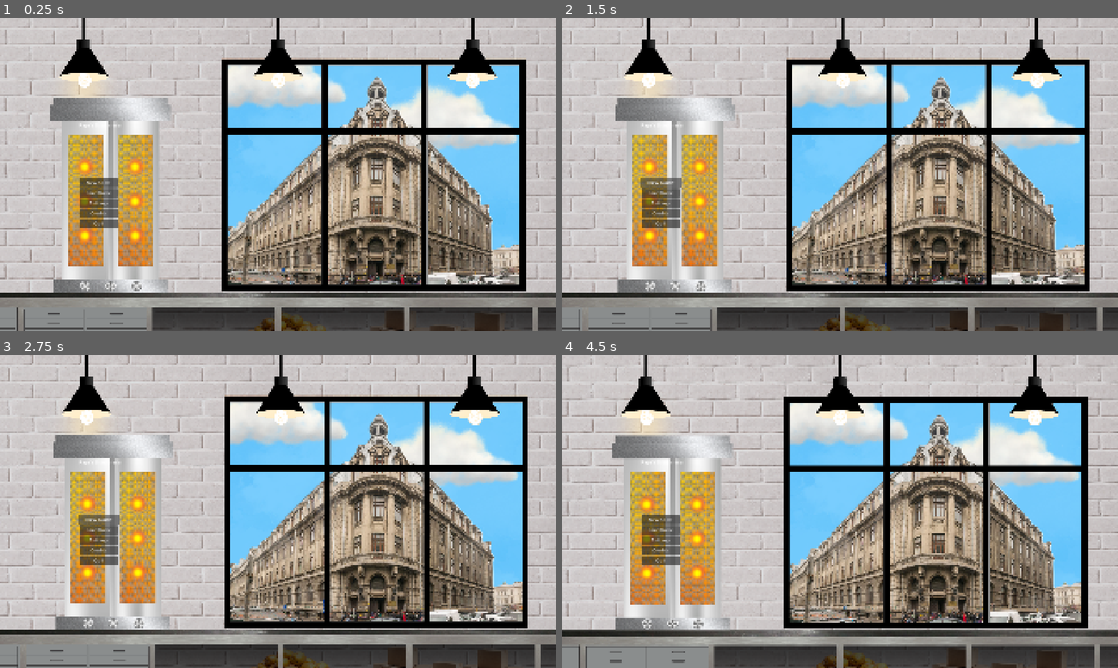
Above: before the commit, frames 1-4 (two rows, left to right).
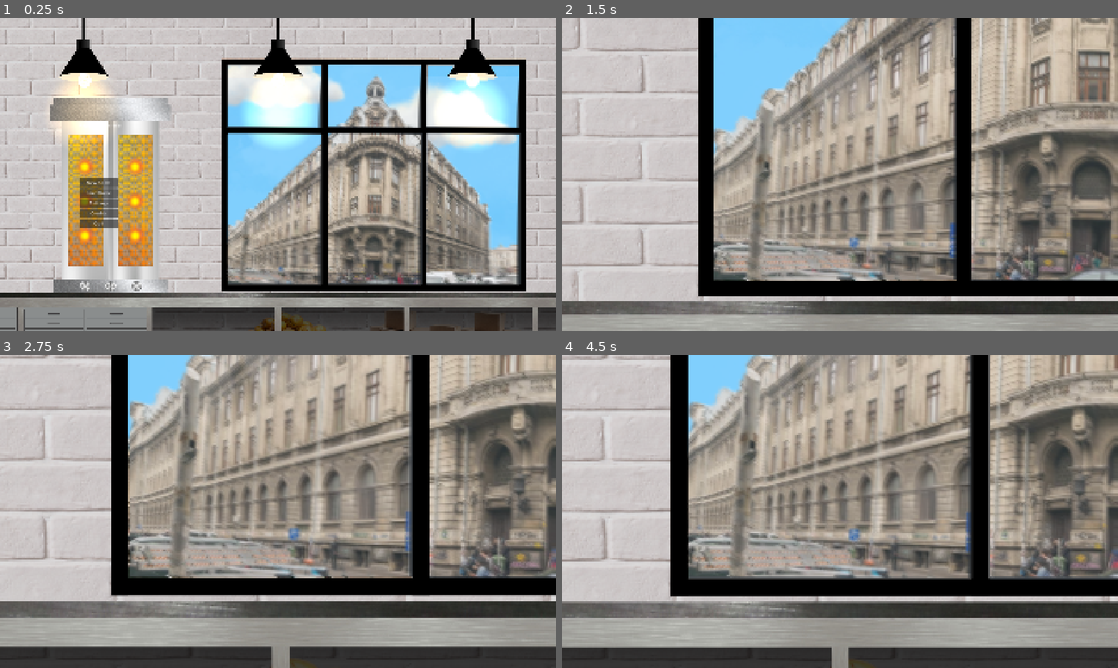
Above: after the commit, the same moments.

Repository: GabreanuR/Papas-Shaormeria
Game: Godot game, scene res://scenes/menus/main_menu.tscn
Two runs of this game, one before a commit and one after it. Both use one fixed random seed, a clock stepped at 60 frames per second and the inputs below.
Inputs (mouse positions are in pixels of both pictures, inside the frame that each line leads up to):
- Up to frame 1 (0.25 s): no input
- Up to frame 2 (1.5 s): click "New Game" at 0.5 s; click (662, 183) at 1.25 s, where only the run before the commit has a clickable "New Game"
- Up to frame 3 (2.75 s): click (100, 520) at 2 s, where only the run before the commit has a clickable "New Game"
- Up to frame 4 (4.5 s): tap Enter at 2.75 s; move the mouse to (962, 495) at 2.77 s; move the mouse to (728, 527) at 3.52 s; move the mouse to (895, 442) at 4.27 s

The runs differ from the first frame. In frame 1, 19% of the frame differs, in the area x 9-94%, y 14-86%; in frame 2, 79%, in the area x 0-100%, y 0-100%; in frame 3, 77%; in frame 4, 78%.

Commit message:
Add main menu shader, lights, camera; update docs
Add a glass distortion CanvasItem shader (and uid) and wire it into the main menu scene: shader material, gradient texture, several PointLight2D nodes, ColorRects using the shader, and a Camera2D node. Update scripts/menus/main_menu.gd to initialize screen center, connect viewport size changes, center the camera on ready, and add a cinematic tweened transition (hide buttons, move/zoom camera then change scene) for New Game. Revise CONTRIBUTING.md (restructure, art/canvas rules, AI tooling note) and refresh docs/AI_USAGE_REPORT.md content to reflect current tooling and shader usage.

Diff:
--- /dev/null
+++ b/assets/graphics/shaders/main_menu.gdshader
@@ -0,0 +1,24 @@
+shader_type canvas_item;
+
+uniform sampler2D screen_texture : hint_screen_texture, repeat_disable, filter_nearest;
+
+// 1. Am scăzut forța (Acum default e 0.002, o distorsiune foarte fină)
+uniform float distortion_strength : hint_range(0.0, 0.01) = 0.002;
+
+// 2. Am adăugat frecvența (Cât de "dese" sunt valurile sticlei. Mai mare = valuri mici și multe)
+uniform float wave_frequency : hint_range(1.0, 100.0) = 15.0;
+
+// 3. Am făcut geamul o idee mai transparent (Alpha 0.15 în loc de 0.2)
+uniform vec4 glass_color : source_color = vec4(0.8, 0.9, 1.0, 0.15);
+
+void fragment() {
+	vec2 uv = SCREEN_UV;
+
+	// Folosim noua variabilă pentru frecvență
+	uv.x += sin(UV.y * wave_frequency) * distortion_strength;
+	uv.y += cos(UV.x * wave_frequency) * distortion_strength;
+
+	vec4 bg_color = texture(screen_texture, uv);
+
+	COLOR = mix(bg_color, glass_color, glass_color.a);
+}
--- a/scenes/menus/main_menu.tscn
+++ b/scenes/menus/main_menu.tscn
@@ -4,6 +4,22 @@
 [ext_resource type="Texture2D" uid="uid://cpbd7ri4o6oj6" path="res://assets/graphics/backgrounds/Layer1_Sky.png" id="2_2o76q"]
 [ext_resource type="Texture2D" uid="uid://bev7qroljp42v" path="res://assets/graphics/backgrounds/Layer2_City.png" id="3_6bivr"]
 [ext_resource type="Texture2D" uid="uid://dnu2756guxsde" path="res://assets/graphics/backgrounds/Layer3_Shop.png" id="4_6bivr"]
+[ext_resource type="Shader" uid="uid://d0lbcjxfx0vv" path="res://assets/graphics/shaders/main_menu.gdshader" id="5_imvie"]
+
+[sub_resource type="Gradient" id="Gradient_6bivr"]
+offsets = PackedFloat32Array(0.117788464, 0.20432693, 0.6418269)
+colors = PackedColorArray(1, 1, 1, 1, 0.94471157, 0.94471157, 0.94471157, 1, 0, 0, 0, 1)
+
+[sub_resource type="GradientTexture2D" id="GradientTexture2D_imvie"]
+gradient = SubResource("Gradient_6bivr")
+fill = 1
+fill_from = Vector2(0.5052083, 0.5052083)
+
+[sub_resource type="ShaderMaterial" id="ShaderMaterial_ng0o5"]
+shader = ExtResource("5_imvie")
+shader_parameter/distortion_strength = 0.0050000002375
+shader_parameter/wave_frequency = 1.50000002375
+shader_parameter/glass_color = Color(0.8, 0.9, 1, 0.2)
 
 [node name="MainMenu" type="Control" unique_id=446913851]
 layout_mode = 3
@@ -36,6 +52,75 @@
 offset_right = 40.0
 offset_bottom = 40.0
 texture = ExtResource("4_6bivr")
+
+[node name="PointLight2D2" type="PointLight2D" parent="ParallaxBackground/Layer3_Shop" unique_id=712742780]
+position = Vector2(1002.99994, 360)
+scale = Vector2(4.812501, 4.779296)
+color = Color(1, 0.7254902, 0.32941177, 1)
+energy = 0.46
+texture = SubResource("GradientTexture2D_imvie")
+
+[node name="PointLight2D3" type="PointLight2D" parent="ParallaxBackground/Layer3_Shop" unique_id=1065567462]
+position = Vector2(1670, 365)
+scale = Vector2(4.812501, 4.779296)
+color = Color(1, 0.7254902, 0.32941177, 1)
+energy = 0.46
+texture = SubResource("GradientTexture2D_imvie")
+
+[node name="PointLight2D4" type="PointLight2D" parent="ParallaxBackground/Layer3_Shop" unique_id=867574386]
+position = Vector2(324, 365)
+scale = Vector2(4.812501, 4.779296)
+color = Color(1, 0.7254902, 0.32941177, 1)
+energy = 0.46
+texture = SubResource("GradientTexture2D_imvie")
+
+[node name="ColorRect" type="ColorRect" parent="ParallaxBackground/Layer3_Shop" unique_id=709718355]
+material = SubResource("ShaderMaterial_ng0o5")
+layout_mode = 0
+offset_left = 826.0
+offset_top = 434.0
+offset_right = 1152.0
+offset_bottom = 955.0
+
+[node name="ColorRect2" type="ColorRect" parent="ParallaxBackground/Layer3_Shop" unique_id=1286804459]
+material = SubResource("ShaderMaterial_ng0o5")
+layout_mode = 0
+offset_left = 1172.0
+offset_top = 434.0
+offset_right = 1499.0
+offset_bottom = 957.0
+
+[node name="ColorRect3" type="ColorRect" parent="ParallaxBackground/Layer3_Shop" unique_id=350563840]
+material = SubResource("ShaderMaterial_ng0o5")
+layout_mode = 0
+offset_left = 1513.0
+offset_top = 432.0
+offset_right = 1839.0
+offset_bottom = 953.0
+
+[node name="ColorRect4" type="ColorRect" parent="ParallaxBackground/Layer3_Shop" unique_id=292916290]
+material = SubResource("ShaderMaterial_ng0o5")
+layout_mode = 0
+offset_left = 827.0
+offset_top = 240.0
+offset_right = 1149.0
+offset_bottom = 417.0
+
+[node name="ColorRect5" type="ColorRect" parent="ParallaxBackground/Layer3_Shop" unique_id=753752084]
+material = SubResource("ShaderMaterial_ng0o5")
+layout_mode = 0
+offset_left = 1514.0
+offset_top = 238.0
+offset_right = 1836.0
+offset_bottom = 415.0
+
+[node name="ColorRect6" type="ColorRect" parent="ParallaxBackground/Layer3_Shop" unique_id=103649781]
+material = SubResource("ShaderMaterial_ng0o5")
+layout_mode = 0
+offset_left = 1173.0
+offset_top = 197.0
+offset_right = 1495.0
+offset_bottom = 416.0
 
 [node name="Layer4_CounterTop" type="TextureRect" parent="ParallaxBackground" unique_id=1509767598]
 layout_mode = 0
@@ -81,3 +166,5 @@
 [node name="QuitButton" type="Button" parent="ButtonsContainer" unique_id=2020720914]
 layout_mode = 2
 text = "Quit"
+
+[node name="Camera2D" type="Camera2D" parent="." unique_id=1407775336]
--- a/scripts/menus/main_menu.gd
+++ b/scripts/menus/main_menu.gd
@@ -16,6 +16,13 @@
 var base_positions: Array[Vector2] = [] # Reținem punctul perfect centrat pentru fiecare strat
 
 func _ready():
+	# 1. Calculăm centrul și pozițiile de bază pentru parallax (codul tău existent)
+	_update_screen_data()
+	get_viewport().size_changed.connect(_update_screen_data)
+
+	# 2. REPARARE CAMERĂ: Punem camera în centrul ecranului la început
+	# Altfel, camera la (0,0) va centra colțul stânga-sus al meniului
+	$Camera2D.position = screen_center
 	# Calculăm centrele corecte la pornire
 	_update_screen_data()
 
@@ -84,8 +91,20 @@
 const LOAD_MENU = "res://scenes/load_menu.tscn"
 
 func _on_new_game_pressed():
-	print("Starting a new adventure at Papas Shaormeria!")
-	# get_tree().change_scene_to_file(GAME_SCENE)
+	print("Tranziție cinematică...")
+	$ButtonsContainer.hide()
+
+	var tween = create_tween()
+	tween.set_parallel(true)
+
+	# 3. TRANZIȚIE RELATIVĂ:
+	# Deoarece camera e deja la screen_center, trebuie să adunăm offset-ul de mișcare
+	var target_cam_pos = screen_center + Vector2(0, 300)
+
+	tween.tween_property($Camera2D, "position", target_cam_pos, 1.5).set_trans(Tween.TRANS_CUBIC).set_ease(Tween.EASE_IN_OUT)
+	tween.tween_property($Camera2D, "zoom", Vector2(3.0, 3.0), 1.5).set_trans(Tween.TRANS_CUBIC).set_ease(Tween.EASE_IN_OUT)
+
+	tween.chain().tween_callback(func(): get_tree().change_scene_to_file(GAME_SCENE))
 
 func _on_load_game_pressed():
 	print("Opening save slots...")
Not shown, added: assets/graphics/shaders/main_menu.gdshader.uid
Not shown, changed: CONTRIBUTING.md
Not shown, changed: docs/AI_USAGE_REPORT.md
